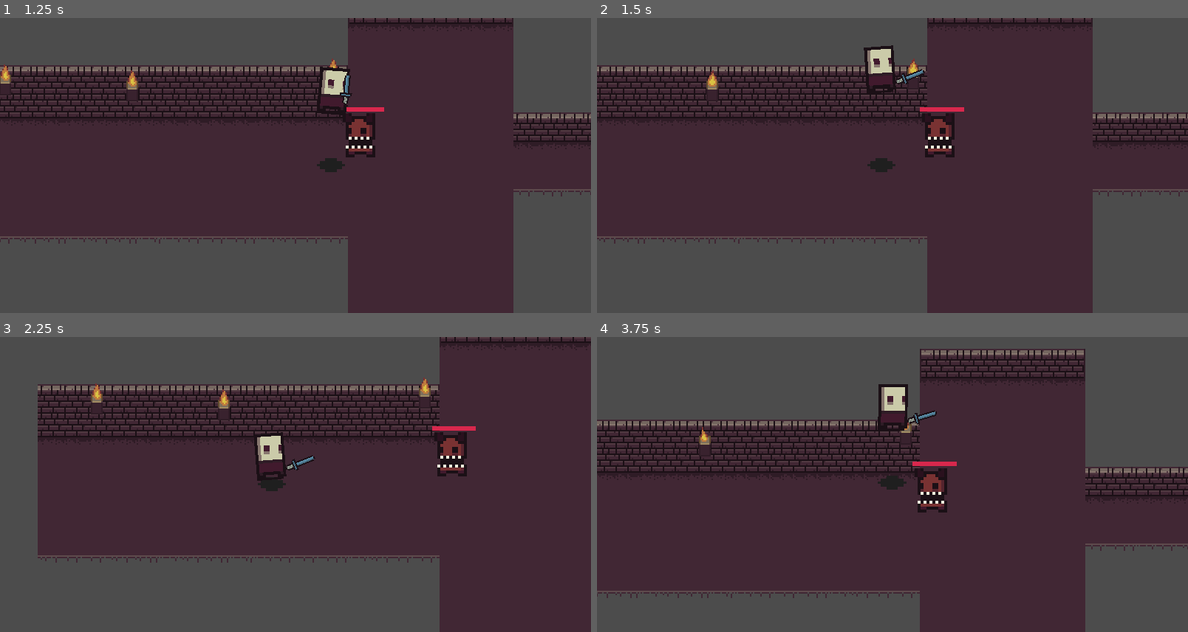
Above: before the commit, frames 1-4 (two rows, left to right).
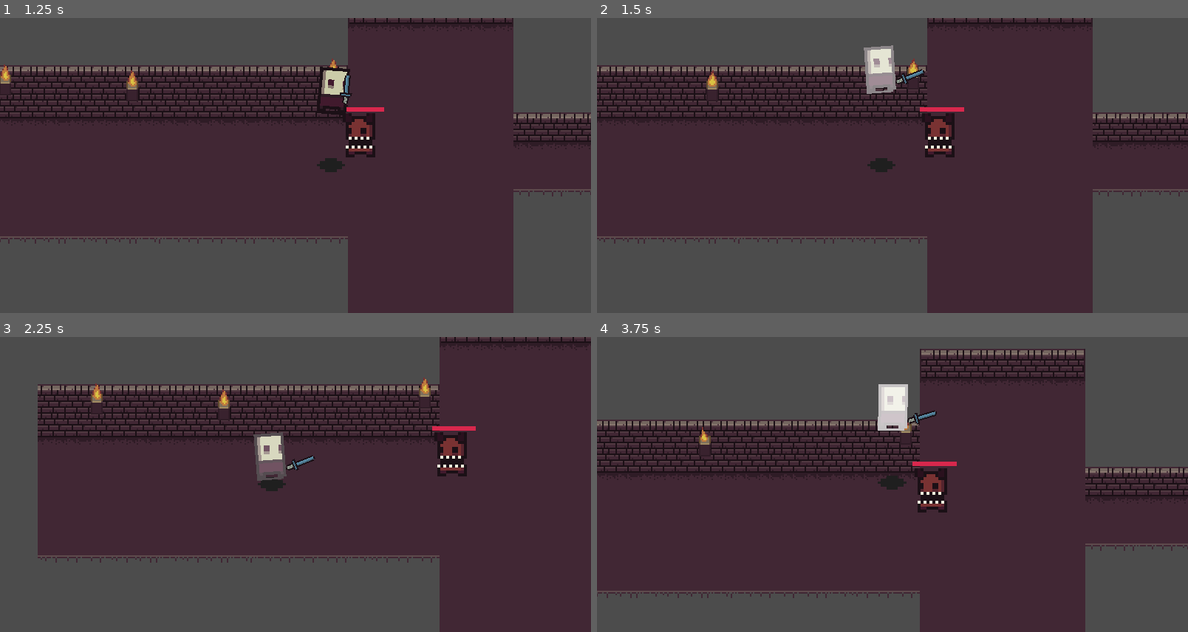
Above: after the commit, the same moments.

Repository: cnidario/DeepInferno
Game: Godot game, scene res://Levels/Level1.tscn
Same seed, same stepped clock (60 frames per second), same inputs: the game is played once before the commit and once after it.
Inputs:
- Up to frame 1 (1.25 s): tap Enter at 0.5 s; hold Right (right) from 0.53 s (still down); tap Space (action) at 0.6 s; tap Z (jump) at 0.77 s
- Up to frame 2 (1.5 s): release Right (right) at 1.28 s; hold Down (down) from 1.28 s (still down); tap Space (action) at 1.35 s
- Up to frame 3 (2.25 s): tap Z (jump) at 1.52 s; release Down (down) at 2.03 s; hold Right (right) from 2.03 s (still down); tap Space (action) at 2.1 s
- Up to frame 4 (3.75 s): release Right (right) at 2.78 s; hold Up (up) 2.78-3.53 s; tap Space (action) at 2.85, 3.6 s; tap Z (jump) at 3.02 s; hold Left (left) from 3.53 s (still down)

Frame 1 is identical in both runs. In frame 2, 0.8% of the frame differs, in the area x 45-51%, y 9-26%; in frame 3, 0.5%; in frame 4, 0.8%.

Commit message:
bounce anim

Diff:
--- a/Scenes/Player.gd
+++ b/Scenes/Player.gd
@@ -54,6 +54,7 @@
 	state.bouncing = 3
 	z_velocity = jump_vel
 	velocity = bounce_direction*bouncing_velocities[3]
+	animation_player.play("bounce")
 
 func jump():
 	z_velocity = 100
--- a/Scenes/Player.tscn
+++ b/Scenes/Player.tscn
@@ -1,16 +1,29 @@
-[gd_scene load_steps=29 format=2]
+[gd_scene load_steps=30 format=2]
 
 [ext_resource path="res://sprites/0x72_16x16DungeonTileset.v3.png" type="Texture" id=1]
 [ext_resource path="res://Scenes/Player.gd" type="Script" id=2]
 [ext_resource path="res://sprites/shadow.png" type="Texture" id=3]
+[ext_resource path="res://Shaders/VFXHit.tres" type="Material" id=4]
 
 [sub_resource type="RectangleShape2D" id=1]
 extents = Vector2( 1.98625, 1.65315 )
 
-[sub_resource type="Animation" id=29]
+[sub_resource type="Animation" id=2]
 resource_name = "bounce"
-
-[sub_resource type="Animation" id=24]
+tracks/0/type = "value"
+tracks/0/path = NodePath("Character/Sprite:material")
+tracks/0/interp = 1
+tracks/0/loop_wrap = true
+tracks/0/imported = false
+tracks/0/enabled = true
+tracks/0/keys = {
+"times": PoolRealArray( 0, 1 ),
+"transitions": PoolRealArray( 1, 1 ),
+"update": 1,
+"values": [ ExtResource( 4 ), null ]
+}
+
+[sub_resource type="Animation" id=3]
 resource_name = "fall"
 length = 5.0
 loop = true
@@ -115,12 +128,10 @@
 "values": [ 0, -1 ]
 }
 
-[sub_resource type="Animation" id=3]
-resource_name = "idle"
+[sub_resource type="Animation" id=5]
 loop = true
 
-[sub_resource type="Animation" id=4]
-resource_name = "turn-left"
+[sub_resource type="Animation" id=6]
 length = 0.3
 tracks/0/type = "value"
 tracks/0/path = NodePath("Character:scale")
@@ -149,8 +160,7 @@
 } ]
 }
 
-[sub_resource type="Animation" id=5]
-resource_name = "turn-right"
+[sub_resource type="Animation" id=7]
 length = 0.3
 tracks/0/type = "bezier"
 tracks/0/path = NodePath("Character:scale:x")
@@ -295,31 +305,32 @@
 
 [node name="AnimationPlayer" type="AnimationPlayer" parent="."]
 autoplay = "idle"
-anims/bounce = SubResource( 29 )
-anims/fall = SubResource( 24 )
-anims/fall-start = SubResource( 23 )
-anims/idle = SubResource( 3 )
-anims/turn-left = SubResource( 4 )
-anims/turn-right = SubResource( 5 )
-anims/walk-cycle = SubResource( 6 )
+anims/bounce = SubResource( 2 )
+anims/fall = SubResource( 3 )
+anims/fall-start = SubResource( 4 )
+anims/idle = SubResource( 5 )
+anims/turn-left = SubResource( 6 )
+anims/turn-right = SubResource( 7 )
+anims/walk-cycle = SubResource( 8 )
 
 [node name="AnimationTree" type="AnimationTree" parent="."]
-tree_root = SubResource( 21 )
+tree_root = SubResource( 23 )
 anim_player = NodePath("../AnimationPlayer")
 active = true
-parameters/playback = SubResource( 22 )
+parameters/playback = SubResource( 24 )
 
 [node name="Camera2D" type="Camera2D" parent="."]
 current = true
 smoothing_enabled = true
 
 [node name="Character" type="Node2D" parent="."]
+material = ExtResource( 4 )
 position = Vector2( 0, -9.53674e-06 )
 rotation = -4.99343e-07
 
 [node name="Sprite" type="Sprite" parent="Character"]
 position = Vector2( 0, -8 )
-texture = SubResource( 2 )
+texture = SubResource( 25 )
 
 [node name="Hand" type="Position2D" parent="Character"]
 position = Vector2( 4.46118, -3.06631 )
--- a/project.godot
+++ b/project.godot
@@ -20,7 +20,7 @@
 
 [application]
 
-config/name="Platformer"
+config/name="ARPG"
 run/main_scene="res://Levels/Level1.tscn"
 config/icon="res://icon.png"
 
Not shown: 3 places in Scenes/Player.tscn that only renumber resources
